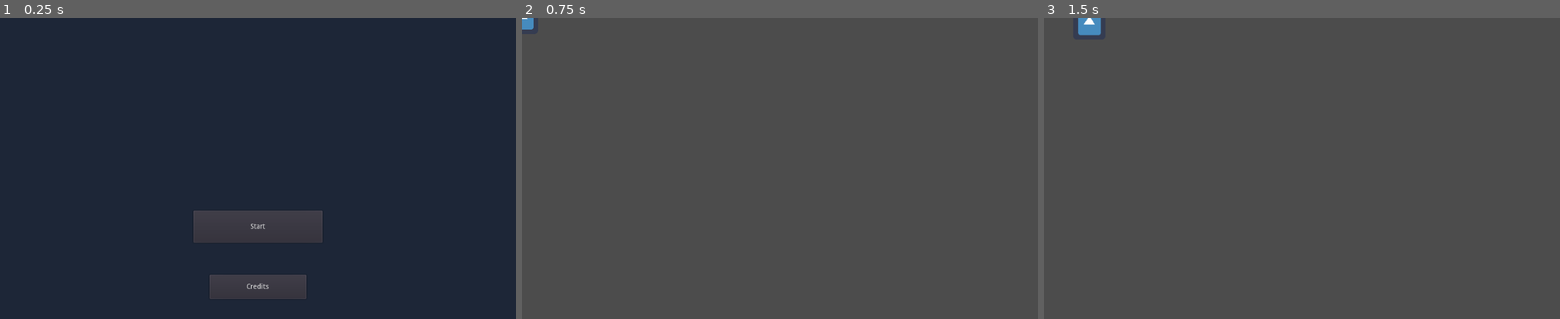
Above: before the commit, frames 1-3 (left to right).
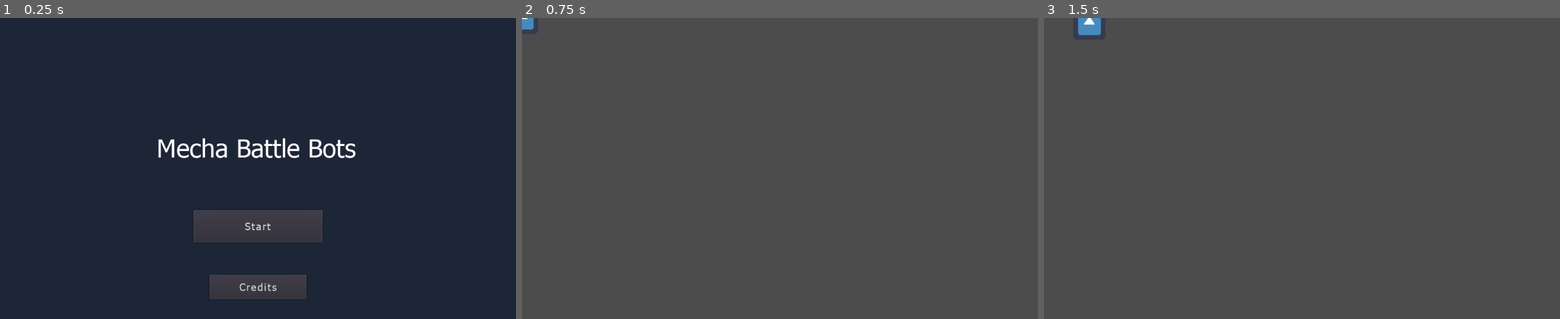
Above: after the commit, the same moments.

Repository: game-workers-cooperative/mechjam
Game: Godot game, scene res://scenes/Main Menu.tscn
Two runs of this game, one before a commit and one after it. Both use one fixed random seed, a clock stepped at 60 frames per second and the inputs below. The engine's default icon, where the game draws it, is replaced by a stand-in: a white triangle on a blue panel in a dark square.
Inputs:
- Up to frame 1 (0.25 s): no input
- Up to frame 2 (0.75 s): click "Start" at 0.5 s
- Up to frame 3 (1.5 s): tap Enter (ui_accept) at 1.25 s; hold Right (ui_right) from 1.28 s (still down)

The runs differ from the first frame. In frame 1, 1.2% of the frame differs, in the area x 30-69%, y 39-91%; in frame 2, nothing differs; in frame 3, nothing differs.

Commit message:
credits and fonts
- names in the credits
- imported tahoma
- title on main menu

Diff:
--- /dev/null
+++ b/assets/fonts/tahoma.tres
@@ -0,0 +1,9 @@
+[gd_resource type="DynamicFont" load_steps=2 format=2]
+
+[ext_resource path="res://assets/fonts/Tahoma Regular font.ttf" type="DynamicFontData" id=1]
+
+[resource]
+size = 20
+use_filter = true
+extra_spacing_char = 2
+font_data = ExtResource( 1 )
--- /dev/null
+++ b/assets/fonts/tahoma_big.tres
@@ -0,0 +1,7 @@
+[gd_resource type="DynamicFont" load_steps=2 format=2]
+
+[ext_resource path="res://assets/fonts/Tahoma Regular font.ttf" type="DynamicFontData" id=1]
+
+[resource]
+size = 50
+font_data = ExtResource( 1 )
--- a/scenes/Credits.tscn
+++ b/scenes/Credits.tscn
@@ -17,12 +17,19 @@
 [node name="Labels" type="Control" parent="."]
 anchor_right = 1.0
 anchor_bottom = 1.0
+margin_left = 3.17834
+margin_top = -1.05948
+margin_right = 3.17834
+margin_bottom = -1.05945
+__meta__ = {
+"_edit_use_anchors_": false
+}
 
-[node name="Artist" type="Label" parent="Labels"]
-margin_left = 448.0
-margin_top = 64.0
-margin_right = 576.0
-margin_bottom = 136.0
+[node name="Title" type="Label" parent="Labels"]
+margin_left = 437.405
+margin_top = 45.9891
+margin_right = 565.405
+margin_bottom = 117.989
 text = "CREDITS"
 align = 1
 valign = 1
@@ -30,18 +37,88 @@
 "_edit_use_anchors_": false
 }
 
+[node name="Programmers" type="Label" parent="Labels"]
+margin_left = 111.244
+margin_top = 196.001
+margin_right = 226.244
+margin_bottom = 312.001
+rect_pivot_offset = Vector2( 57.5, 15.5 )
+text = "Programming
+
+Akshat Shukla
+Nick Clifton
+Ryan Masters"
+__meta__ = {
+"_edit_use_anchors_": false
+}
+
+[node name="Writers" type="Label" parent="Labels"]
+margin_left = 299.828
+margin_top = 198.12
+margin_right = 339.828
+margin_bottom = 212.12
+text = "Writing
+
+E.J. McIntyre
+Mike Ghaussy
+Nick Clifton"
+__meta__ = {
+"_edit_use_anchors_": false
+}
+
+[node name="Design" type="Label" parent="Labels"]
+margin_left = 466.164
+margin_top = 196.001
+margin_right = 555.164
+margin_bottom = 278.001
+text = "Design
+
+E.J. McIntyre
+Mike Ghaussy
+Ryan Masters"
+__meta__ = {
+"_edit_use_anchors_": false
+}
+
+[node name="Artists" type="Label" parent="Labels"]
+margin_left = 643.094
+margin_top = 197.06
+margin_right = 760.094
+margin_bottom = 245.06
+text = "Art
+
+James Weisbecker
+Marie Taeger"
+__meta__ = {
+"_edit_use_anchors_": false
+}
+
+[node name="lowercase" type="Label" parent="Labels"]
+margin_left = 450.272
+margin_top = 418.488
+margin_right = 662.272
+margin_bottom = 500.488
+text = "lowercase games"
+__meta__ = {
+"_edit_use_anchors_": false
+}
+
 [node name="Buttons" type="Control" parent="."]
 anchor_right = 1.0
 anchor_bottom = 1.0
+margin_left = 1.05945
+margin_top = -2.11892
+margin_right = -822.941
+margin_bottom = -452.119
 __meta__ = {
 "_edit_use_anchors_": false
 }
 
 [node name="BackBtn" type="Button" parent="Buttons"]
-margin_left = 56.0
-margin_top = 48.0
-margin_right = 144.0
-margin_bottom = 96.0
+margin_left = 59.1784
+margin_top = 41.6432
+margin_right = 147.178
+margin_bottom = 89.6432
 text = "Back"
 script = ExtResource( 1 )
 target_scene = "res://scenes/Main Menu.tscn"
--- a/scenes/Main Menu.tscn
+++ b/scenes/Main Menu.tscn
@@ -1,6 +1,8 @@
-[gd_scene load_steps=2 format=2]
+[gd_scene load_steps=4 format=2]
 
 [ext_resource path="res://objects/ui/SceneSwitcher.gd" type="Script" id=1]
+[ext_resource path="res://assets/fonts/tahoma.tres" type="DynamicFont" id=2]
+[ext_resource path="res://assets/fonts/tahoma_big.tres" type="DynamicFont" id=3]
 
 [node name="Main Menu" type="Control"]
 anchor_right = 1.0
@@ -26,9 +28,10 @@
 anchor_right = 1.0
 anchor_bottom = 0.5
 margin_left = 384.0
-margin_top = 84.0
+margin_top = 82.9406
 margin_right = -384.0
-margin_bottom = 148.0
+margin_bottom = 146.941
+custom_fonts/font = ExtResource( 2 )
 text = "Start"
 script = ExtResource( 1 )
 __meta__ = {
@@ -44,9 +47,21 @@
 margin_top = 212.0
 margin_right = -592.128
 margin_bottom = 260.0
+custom_fonts/font = ExtResource( 2 )
 text = "Credits"
 script = ExtResource( 1 )
 __meta__ = {
 "_edit_use_anchors_": false
 }
 target_scene = "res://scenes/Credits.tscn"
+
+[node name="Label" type="Label" parent="."]
+margin_left = 311.482
+margin_top = 226.725
+margin_right = 706.482
+margin_bottom = 288.725
+custom_fonts/font = ExtResource( 3 )
+text = "Mecha Battle Bots"
+__meta__ = {
+"_edit_use_anchors_": false
+}
Binary file added: assets/fonts/Tahoma Regular font.ttf
